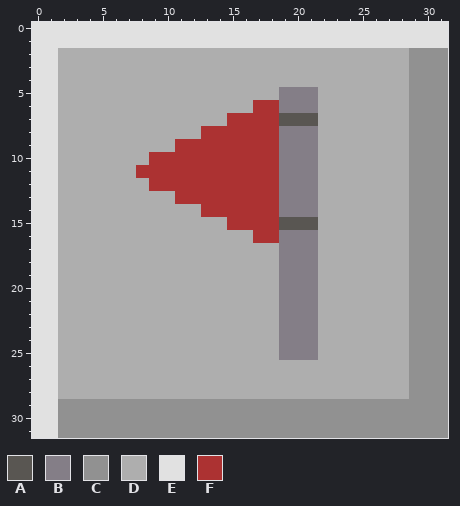
Edited in one commit: pixel-art sprite (src/assets/flagged.png). Above, as it was before the edit.
The file is 32x32 pixels.
Palette (. is transparent): A #595652  B #847e87  C #919191  D #aeaeae  E #e1e1e1  F #ac3232
Pixels before, first column x 0:
 0 EEEEEEEEEEEEEEEEEEEEEEEEEEEEEEEE
 1 EEEEEEEEEEEEEEEEEEEEEEEEEEEEEEEE
 2 EEDDDDDDDDDDDDDDDDDDDDDDDDDDDCCC
 3 EEDDDDDDDDDDDDDDDDDDDDDDDDDDDCCC
 4 EEDDDDDDDDDDDDDDDDDDDDDDDDDDDCCC
 5 EEDDDDDDDDDDDDDDDDDBBBDDDDDDDCCC
 6 EEDDDDDDDDDDDDDDDFFBBBDDDDDDDCCC
 7 EEDDDDDDDDDDDDDFFFFAAADDDDDDDCCC
 8 EEDDDDDDDDDDDFFFFFFBBBDDDDDDDCCC
 9 EEDDDDDDDDDFFFFFFFFBBBDDDDDDDCCC
10 EEDDDDDDDFFFFFFFFFFBBBDDDDDDDCCC
11 EEDDDDDDFFFFFFFFFFFBBBDDDDDDDCCC
12 EEDDDDDDDFFFFFFFFFFBBBDDDDDDDCCC
13 EEDDDDDDDDDFFFFFFFFBBBDDDDDDDCCC
14 EEDDDDDDDDDDDFFFFFFBBBDDDDDDDCCC
15 EEDDDDDDDDDDDDDFFFFAAADDDDDDDCCC
16 EEDDDDDDDDDDDDDDDFFBBBDDDDDDDCCC
17 EEDDDDDDDDDDDDDDDDDBBBDDDDDDDCCC
18 EEDDDDDDDDDDDDDDDDDBBBDDDDDDDCCC
19 EEDDDDDDDDDDDDDDDDDBBBDDDDDDDCCC
20 EEDDDDDDDDDDDDDDDDDBBBDDDDDDDCCC
21 EEDDDDDDDDDDDDDDDDDBBBDDDDDDDCCC
22 EEDDDDDDDDDDDDDDDDDBBBDDDDDDDCCC
23 EEDDDDDDDDDDDDDDDDDBBBDDDDDDDCCC
24 EEDDDDDDDDDDDDDDDDDBBBDDDDDDDCCC
25 EEDDDDDDDDDDDDDDDDDBBBDDDDDDDCCC
26 EEDDDDDDDDDDDDDDDDDDDDDDDDDDDCCC
27 EEDDDDDDDDDDDDDDDDDDDDDDDDDDDCCC
28 EEDDDDDDDDDDDDDDDDDDDDDDDDDDDCCC
29 EECCCCCCCCCCCCCCCCCCCCCCCCCCCCCC
30 EECCCCCCCCCCCCCCCCCCCCCCCCCCCCCC
31 EECCCCCCCCCCCCCCCCCCCCCCCCCCCCCC
The same view after the edit:
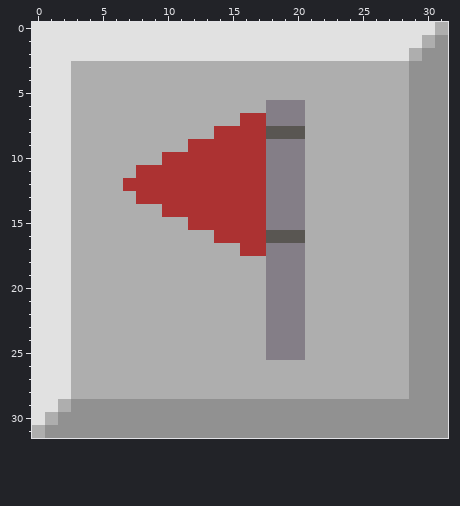
Edits made:
{"y":0,"x":31,"old":"E","new":"D"}
{"y":1,"x":30,"old":"EE","new":"DC"}
{"y":2,"x":2,"old":"DDDDDDDDDDDDDDDDDDDDDDDDDDDC","new":"EEEEEEEEEEEEEEEEEEEEEEEEEEED"}
{"y":3,"x":2,"old":"D","new":"E"}
{"y":4,"x":2,"old":"D","new":"E"}
{"y":5,"x":2,"old":"D","new":"E"}
{"y":5,"x":19,"old":"BBB","new":"DDD"}
{"y":6,"x":2,"old":"D","new":"E"}
{"y":6,"x":17,"old":"FF","new":"DB"}
{"y":6,"x":21,"old":"B","new":"D"}
{"y":7,"x":2,"old":"D","new":"E"}
{"y":7,"x":15,"old":"F","new":"D"}
{"y":7,"x":18,"old":"FAAA","new":"BBBD"}
{"y":8,"x":2,"old":"D","new":"E"}
{"y":8,"x":13,"old":"F","new":"D"}
{"y":8,"x":18,"old":"FBBB","new":"AAAD"}
{"y":9,"x":2,"old":"D","new":"E"}
{"y":9,"x":11,"old":"F","new":"D"}
{"y":9,"x":18,"old":"F","new":"B"}
{"y":9,"x":21,"old":"B","new":"D"}
{"y":10,"x":2,"old":"D","new":"E"}
{"y":10,"x":9,"old":"F","new":"D"}
{"y":10,"x":18,"old":"F","new":"B"}
{"y":10,"x":21,"old":"B","new":"D"}
{"y":11,"x":2,"old":"D","new":"E"}
{"y":11,"x":18,"old":"F","new":"B"}
{"y":11,"x":21,"old":"B","new":"D"}
{"y":12,"x":2,"old":"D","new":"E"}
{"y":12,"x":7,"old":"DD","new":"FF"}
{"y":12,"x":18,"old":"F","new":"B"}
{"y":12,"x":21,"old":"B","new":"D"}
{"y":13,"x":2,"old":"D","new":"E"}
{"y":13,"x":8,"old":"DDD","new":"FFF"}
{"y":13,"x":18,"old":"F","new":"B"}
{"y":13,"x":21,"old":"B","new":"D"}
{"y":14,"x":2,"old":"D","new":"E"}
{"y":14,"x":10,"old":"DDD","new":"FFF"}
{"y":14,"x":18,"old":"F","new":"B"}
{"y":14,"x":21,"old":"B","new":"D"}
{"y":15,"x":2,"old":"D","new":"E"}
{"y":15,"x":12,"old":"DDD","new":"FFF"}
{"y":15,"x":18,"old":"FAAA","new":"BBBD"}
{"y":16,"x":2,"old":"D","new":"E"}
{"y":16,"x":14,"old":"DDD","new":"FFF"}
{"y":16,"x":18,"old":"FBBB","new":"AAAD"}
{"y":17,"x":2,"old":"D","new":"E"}
{"y":17,"x":16,"old":"DDD","new":"FFB"}
{"y":17,"x":21,"old":"B","new":"D"}
{"y":18,"x":2,"old":"D","new":"E"}
{"y":18,"x":18,"old":"D","new":"B"}
{"y":18,"x":21,"old":"B","new":"D"}
{"y":19,"x":2,"old":"D","new":"E"}
{"y":19,"x":18,"old":"D","new":"B"}
{"y":19,"x":21,"old":"B","new":"D"}
{"y":20,"x":2,"old":"D","new":"E"}
{"y":20,"x":18,"old":"D","new":"B"}
{"y":20,"x":21,"old":"B","new":"D"}
{"y":21,"x":2,"old":"D","new":"E"}
{"y":21,"x":18,"old":"D","new":"B"}
{"y":21,"x":21,"old":"B","new":"D"}
{"y":22,"x":2,"old":"D","new":"E"}
{"y":22,"x":18,"old":"D","new":"B"}
{"y":22,"x":21,"old":"B","new":"D"}
{"y":23,"x":2,"old":"D","new":"E"}
{"y":23,"x":18,"old":"D","new":"B"}
{"y":23,"x":21,"old":"B","new":"D"}
{"y":24,"x":2,"old":"D","new":"E"}
{"y":24,"x":18,"old":"D","new":"B"}
{"y":24,"x":21,"old":"B","new":"D"}
{"y":25,"x":2,"old":"D","new":"E"}
{"y":25,"x":18,"old":"D","new":"B"}
{"y":25,"x":21,"old":"B","new":"D"}
{"y":26,"x":2,"old":"D","new":"E"}
{"y":27,"x":2,"old":"D","new":"E"}
{"y":28,"x":2,"old":"D","new":"E"}
{"y":29,"x":2,"old":"C","new":"D"}
{"y":30,"x":1,"old":"E","new":"D"}
{"y":31,"x":0,"old":"EE","new":"DC"}
{"label":"changed","picture_box":[32,22,448,438]}
